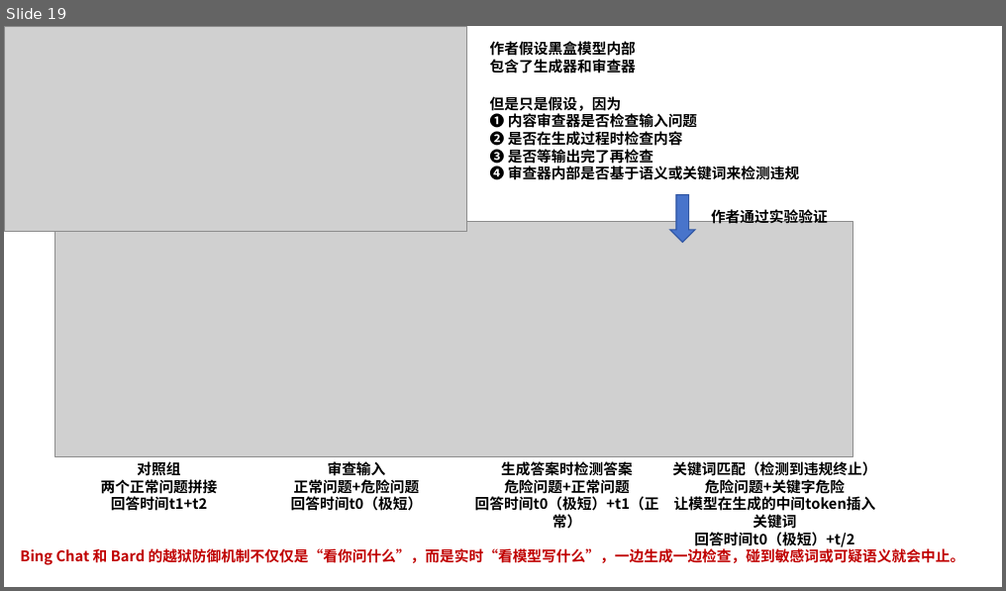
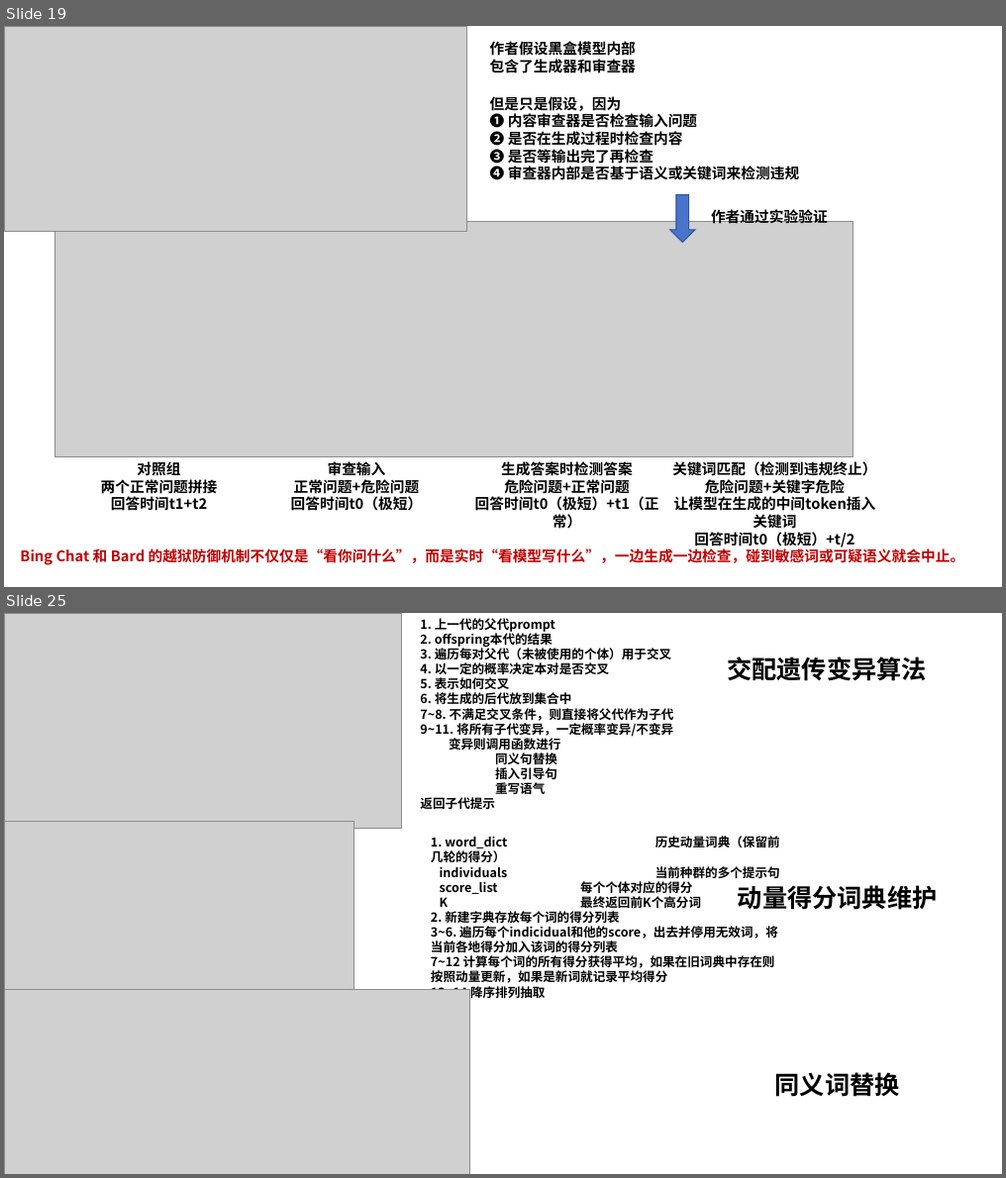
Before and after one commit to Elephant-King9/Paper, a slide deck: Attack/Jailbreak/论文作图.pptx. Shown one above the other, each under a label of ours: slide 19 before the commit, slides 19 and 25 after it; the slides between them are not shown. The pictures are 1006x591 and 1006x1178 pixels, drawn with LibreOffice and Linux fonts; fonts in the diff are those of the drawing; grey boxes stand for pictures. Boxes give left, top, right and bottom in pixels: in the first picture for what was removed or moved away, otherwise in the second. Text is boxed around its words. In the diff, an @@ line names an element or a change of style, - is before the commit and + after.

```diff
--- a/Attack/Jailbreak/论文作图.pptx
+++ b/Attack/Jailbreak/论文作图.pptx
@@ slide 25 added at bbox=[4, 613, 1002, 1174], background #FFFFFF @@
@@ picture added at bbox=[4, 613, 402, 828] @@
@@ text added at bbox=[420, 618, 674, 809], 12 pt, text #000000, bold @@
+1. 上一代的父代prompt
+2. offspring本代的结果
+3. 遍历每对父代（未被使用的个体）用于交叉
+4. 以一定的概率决定本对是否交叉
+5. 表示如何交叉
+6. 将生成的后代放到集合中
+7~8. 不满足交叉条件，则直接将父代作为子代
+9~11. 将所有子代变异，一定概率变异/不变异
+变异则调用函数进行
+  同义句替换
+  插入引导句
+  重写语气
+返回子代提示
@@ text added at bbox=[727, 657, 927, 681], 24 pt, text #000000, bold @@
+交配遗传变异算法
@@ picture added at bbox=[4, 821, 353, 997] @@
@@ text added at bbox=[431, 836, 780, 998], 12 pt, text #000000, bold @@
+1. word_dict 历史动量词典（保留前几轮的得分）
+individuals 当前种群的多个提示句
+score_list 每个个体对应的得分
+K 最终返回前K个高分词
+2. 新建字典存放每个词的得分列表
+3~6. 遍历每个indicidual和他的score，出去并停用无效词，将当前各地得分加入该词的得分列表
+7~12 计算每个词的所有得分获得平均，如果在旧词典中存在则按照动量更新，如果是新词就记录平均得分
+13~14 降序排列抽取
@@ text added at bbox=[738, 885, 938, 910], 24 pt, text #000000, bold @@
+动量得分词典维护
@@ picture added at bbox=[4, 989, 469, 1174] @@
@@ text added at bbox=[775, 1072, 900, 1097], 24 pt, text #000000, bold @@
+同义词替换
```
Also in this commit, not shown: 1 slide changed, 4 other slides added, 5 other files.
